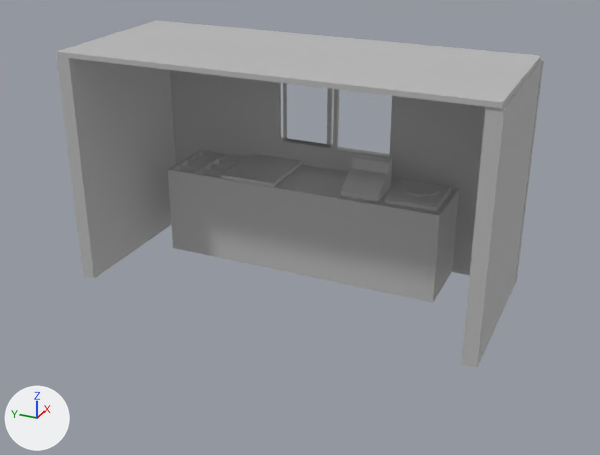
An edit to the FBX model assets/SM_truckInterior.fbx, drawn before and after from the same camera.
One viewpoint serves both versions: a 50 mm camera at (-6.65, -2.96, 4.37) aimed at (0.26, 0.15, 0.91). Arrows for +X, +Y and +Z are at lower left; the lights stay in place. The older version comes first. Where no turn or scale is listed for an object, it has been applied to the vertices.

The first picture shows 'SM_truckInterior'.
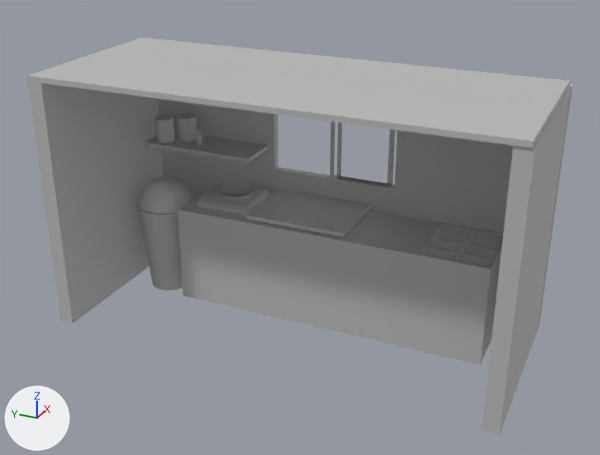
Where the change shows, as pixel boxes [x1, y1, x2, y2] in the pictures (600 x 455 px; the box of a moved part takes in the faces that stretch with it):
'SM_truckInterior', reshaped, moved (12% wider, 14% taller)
    before: [56, 20, 544, 368]
    after: [27, 37, 573, 435]
part 1 of me_mesh, moved or reshaped
    before: [56, 20, 541, 109]
    after: [27, 37, 570, 148]
part 2 of me_mesh, moved or reshaped
    before: [170, 59, 544, 284]
    after: [157, 84, 573, 329]
part 3 of me_mesh, moved or reshaped
    before: [283, 83, 339, 149]
    after: [330, 122, 396, 186]
part 4 of me_mesh, moved or reshaped
    before: [277, 82, 333, 145]
    after: [337, 122, 402, 189]
part 5 of me_mesh, moved or reshaped
    before: [168, 149, 459, 302]
    after: [178, 184, 503, 365]
part 6 of me_mesh, added
    after: [246, 189, 371, 237]
part 7 of me_mesh, moved or reshaped
    before: [385, 179, 451, 211]
    after: [197, 182, 269, 215]
part 8 of me_mesh, moved or reshaped
    before: [404, 182, 440, 197]
    after: [218, 188, 253, 200]
part 9 of me_mesh, moved or reshaped
    before: [56, 56, 176, 278]
    after: [28, 81, 163, 323]
part 10 of me_mesh, moved or reshaped
    before: [461, 61, 542, 368]
    after: [481, 86, 571, 435]
part 11 of me_mesh, added
    after: [144, 131, 269, 163]
part 12 of me_mesh, added
    after: [154, 115, 175, 143]
part 13 of me_mesh, added
    after: [176, 113, 197, 141]
part 14 of me_mesh, deleted
    before: [341, 153, 392, 202]
part 15 of me_mesh, deleted
    before: [221, 154, 303, 187]
part 16 of me_mesh, added
    after: [136, 133, 251, 290]

The edits, one by one:
me_mesh is used by ob_sm_truckinterior; location (0.832, 0.421, 1.26).
me_mesh had 314 vertices, 310 faces and spanned x -0.94..0.94, y -2.23..2.23, z -1.26..1.26.
me_mesh now has 1642 vertices, 1898 faces and spans x -0.98..0.89, y -2.2..2.25, z -0.05..2.52.
me_mesh part 1: the loose piece of 8 vertices spanning x -0.94..0.86, y -2.21..2.22, z 1.21..1.26 is moved by (-0.05, 0.03, 1.26).
me_mesh part 2: the loose piece of 40 vertices spanning x 0.85..0.94, y -2.23..2.22, z -1.26..1.21 is moved by (-0.05, 0.03, 1.26).
me_mesh part 3: the loose piece of 12 vertices spanning x 0.86..0.9, y -0.09..0.58, z 0.0..0.77 is moved by (-0.05, -0.52, 1.26).
me_mesh part 4: the loose piece of 12 vertices spanning x 0.86..0.9, y -0.01..0.66, z 0.0..0.77 is moved by (-0.05, -0.68, 1.26).
me_mesh part 5: the loose piece of 132 vertices spanning x 0.08..0.86, y -1.52..1.69, z -1.26..-0.26 is turned 180 degrees about the z axis through its middle, then moved by (-0.12, -0.3, 1.26).
me_mesh part 6: a new loose piece, a box spanning x 0.024..0.797, y -0.403..0.628, z 1.015..1.055, in mat_lambert1 (grey #bcbcbc).
me_mesh part 7: the loose piece of 12 vertices spanning x 0.18..0.71, y -1.46..-0.9, z -0.26..-0.18 is moved by (-0.05, 2.16, 1.26).
me_mesh part 8: the loose piece of 42 vertices spanning x 0.31..0.68, y -1.39..-1.02, z -0.18..-0.16 is moved by (-0.05, 2.18, 1.26).
me_mesh part 9: the loose piece of 8 vertices spanning x -0.94..0.86, y 2.08..2.23, z -1.26..1.21 is moved by (-0.05, 0.03, 1.26).
me_mesh part 10: the loose piece of 8 vertices spanning x -0.92..0.86, y -2.22..-2.07, z -1.26..1.21 is moved by (-0.05, 0.03, 1.26).
me_mesh part 11: a new loose piece, a box spanning x 0.344..0.807, y 0.753..2.001, z 1.483..1.523, in mat_lambert1 (grey #bcbcbc).
me_mesh part 12: a new loose piece, a 20-sided cylinder along z spanning x 0.41..0.63, y 1.74..1.94, z 1.52..1.77, in mat_lambert1 (grey #bcbcbc).
me_mesh part 13: a new loose piece, a 20-sided cylinder along z spanning x 0.55..0.77, y 1.55..1.76, z 1.52..1.77, in mat_lambert1 (grey #bcbcbc).
me_mesh part 14: the loose piece of 32 vertices spanning x 0.17..0.58, y -0.83..-0.42, z -0.26..0.08 is deleted.
me_mesh part 15: the loose piece of 8 vertices spanning x 0.07..0.84, y 0.33..0.98, z -0.25..-0.21 is deleted.
me_mesh part 16: 630 vertices added at x -0.04..0.61, y 0.81..2.04, z -0.05..1.63.
Other edits to the shape of me_mesh do not show in these pictures.
Object 'SM_truckInterior' (ob_sm_truckinterior) moves from (0.832, 0.421, 1.26) to (0.0, 0.0, 0.0).
